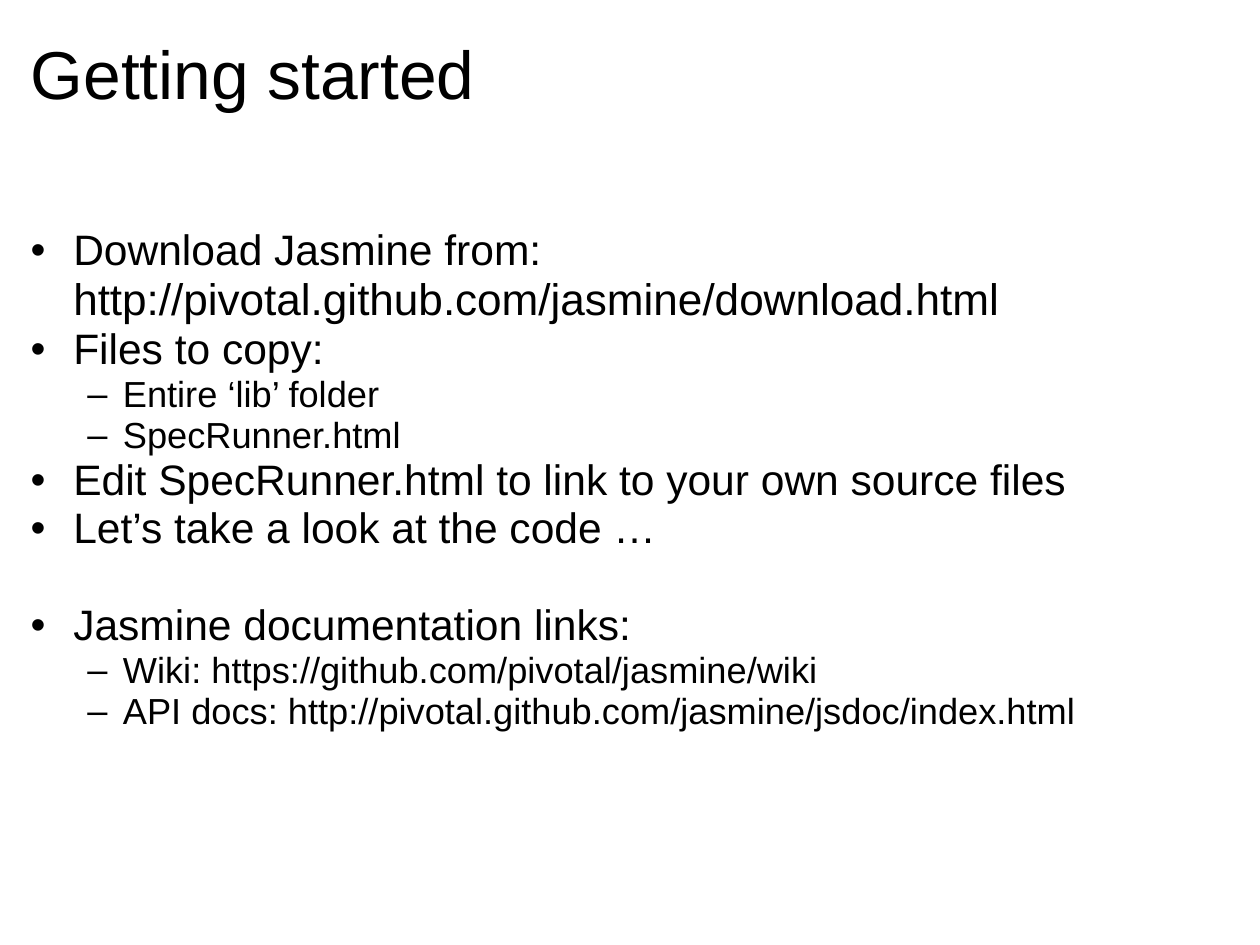
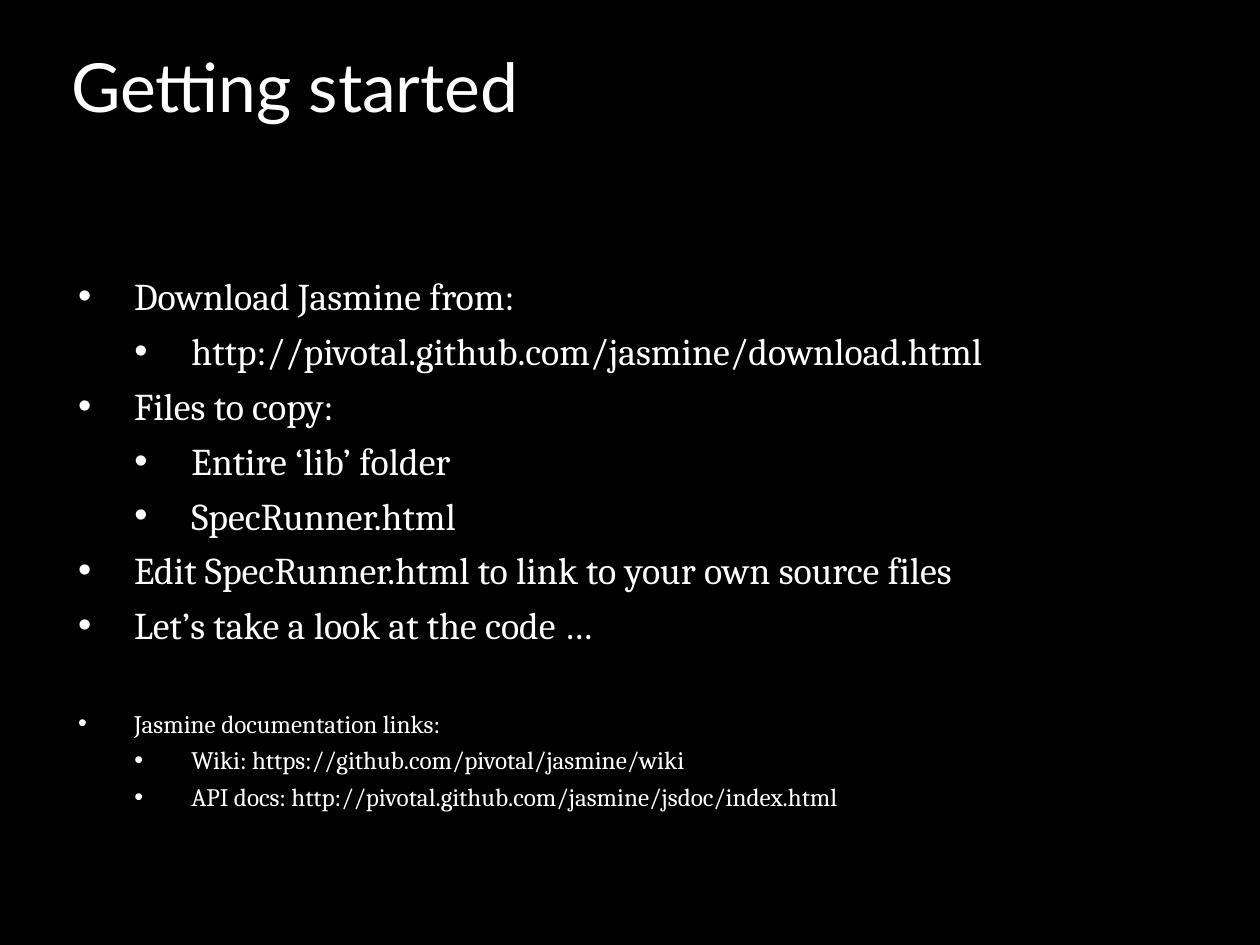
Before and after one commit to jomontanari/JasmineBowlingGame, a slide deck: slide 5 of TestingJavaScript_with_Jasmine.ppt. Drawn at 1260x945 pixels with LibreOffice and Linux fonts; fonts in the diff are those of the drawing; background and template pictures are left out. Boxes give left, top, right and bottom in pixels: in the first picture for what was removed or moved away, otherwise in the second. Text is boxed around its words. In the diff, an @@ line names an element or a change of style, - is before the commit and + after.

Commit message:
Updated ppt

```diff
--- a/TestingJavaScript_with_Jasmine.ppt
+++ b/TestingJavaScript_with_Jasmine.ppt
@@ background #FFFFFF to #000000 @@
@@ title "Getting started": place and size @@
-title "Getting started" at [31, 50, 475, 112]
+title "Getting started" at [71, 62, 519, 125]
@@ title "Getting started" at [71, 62, 519, 125]: font Arial to Lato, text colour #000000 to #FFFFFF @@
@@ text "Download Jasmine from:": place and size @@
-text "Download Jasmine from:" at [73, 234, 1075, 731]
+text "Download Jasmine from:" at [134, 283, 982, 812]
@@ text at [134, 283, 982, 374]: text changed; size 28 to 24 pt; font Arial to Cambria; text colour #000000 to #FFFFFF @@
-• Download Jasmine from:
-  http://pivotal.github.com/jasmine/download.html
+• Download Jasmine from:
+  • http://pivotal.github.com/jasmine/download.html
@@ text at [134, 393, 952, 812]: size 27 to 24 pt in "Files to copy:", "Edit SpecRunner.html to link to your own ...", "Let’s take a look at the code ..."; font Arial to Cambria, text colour #000000 to #FFFFFF in "Files to copy:", "Entire ‘lib’ folder", "SpecRunner.html", "Edit SpecRunner.html to link to your own ..." and 4 more places; size 23 to 24 pt in "Entire ‘lib’ folder", "SpecRunner.html"; size 27 to 16 pt in "Jasmine documentation links:"; size 23 to 16 pt in "Wiki: https://github.com/pivotal/jasmine/wiki", "API docs: http://pivotal.github.com/jasmine/jsdoc/index.html"; indent changed; line spacing 0.95 to 1; more space between paragraphs; bullet colour #000000 to #FFFFFF; bullet – to • @@
```
Also in this commit, not shown: 14 other slides changed, 3 slides added, 3 slides removed.
